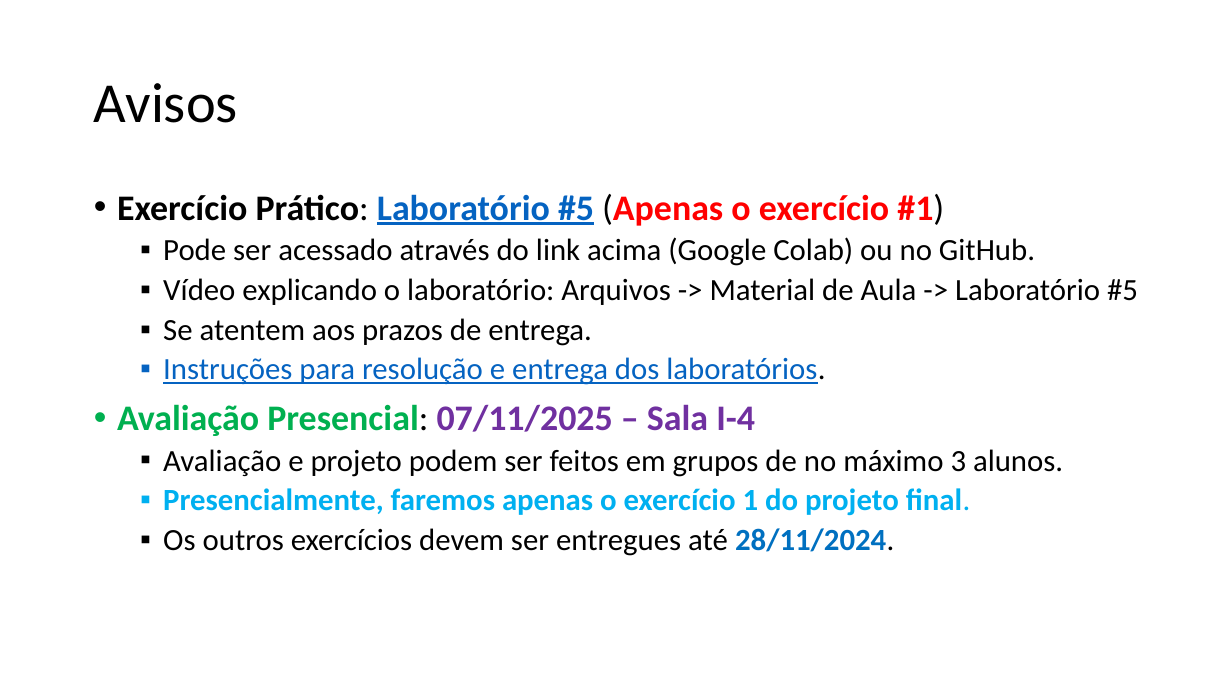
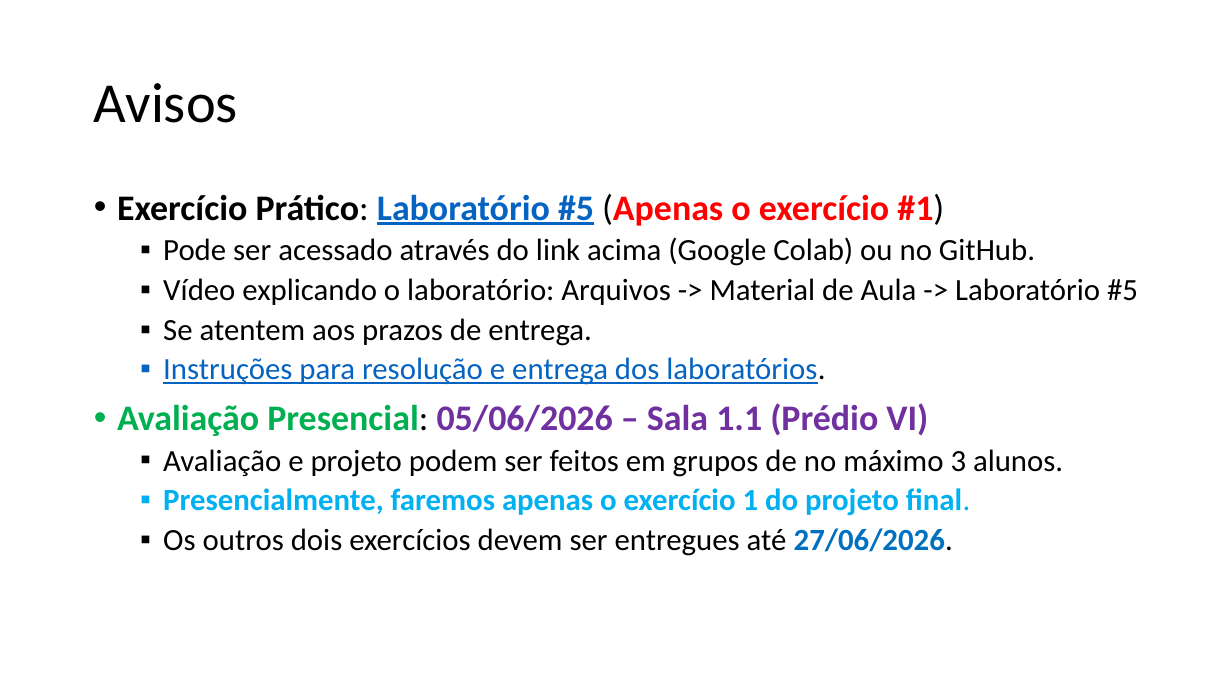
Before and after one commit to zz4fap/t319_aprendizado_de_maquina, a slide deck: slide 13 of slides/T319_Regressão_Linear (Parte IV).pptx. Drawn at 1232x693 pixels with LibreOffice and Linux fonts; fonts in the diff are those of the drawing. Boxes give left, top, right and bottom in pixels: in the first picture for what was removed or moved away, otherwise in the second. Text is boxed around its words. In the diff, an @@ line names an element or a change of style, - is before the commit and + after.

```diff
--- a/slides/T319_Regressão_Linear (Parte IV).pptx
+++ b/slides/T319_Regressão_Linear (Parte IV).pptx
@@ text at [117,403,928,436]: text changed; text colour #00B050 to #7030A0 @@
-• Avaliação Presencial: 07/11/2025 – Sala I-4
+• Avaliação Presencial: 05/06/2026 – Sala 1.1 (Prédio VI)
@@ text at [163,528,953,556]: text changed @@
-  ▪ Os outros exercícios devem ser entregues até 28/11/2024.
+  ▪ Os outros dois exercícios devem ser entregues até 27/06/2026.
```
Also in this commit, not shown: 7 other slides changed, 3 other files.
